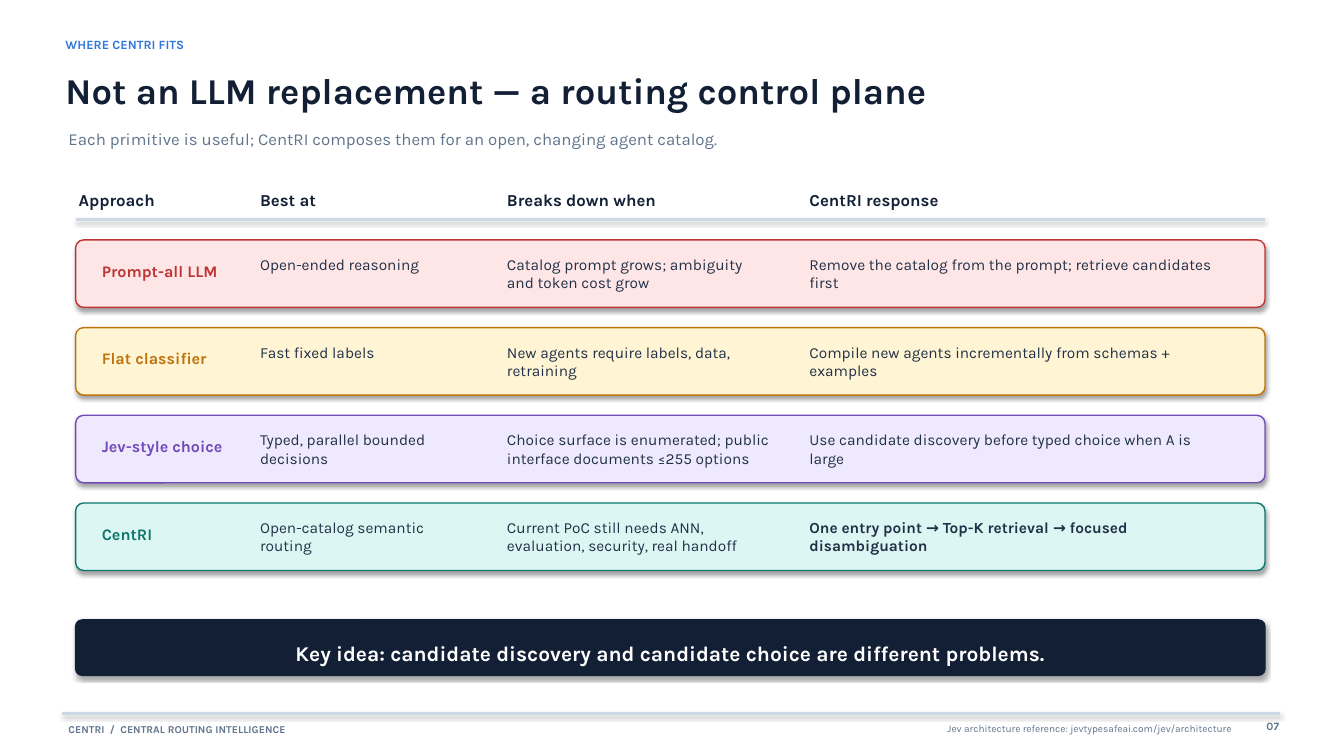
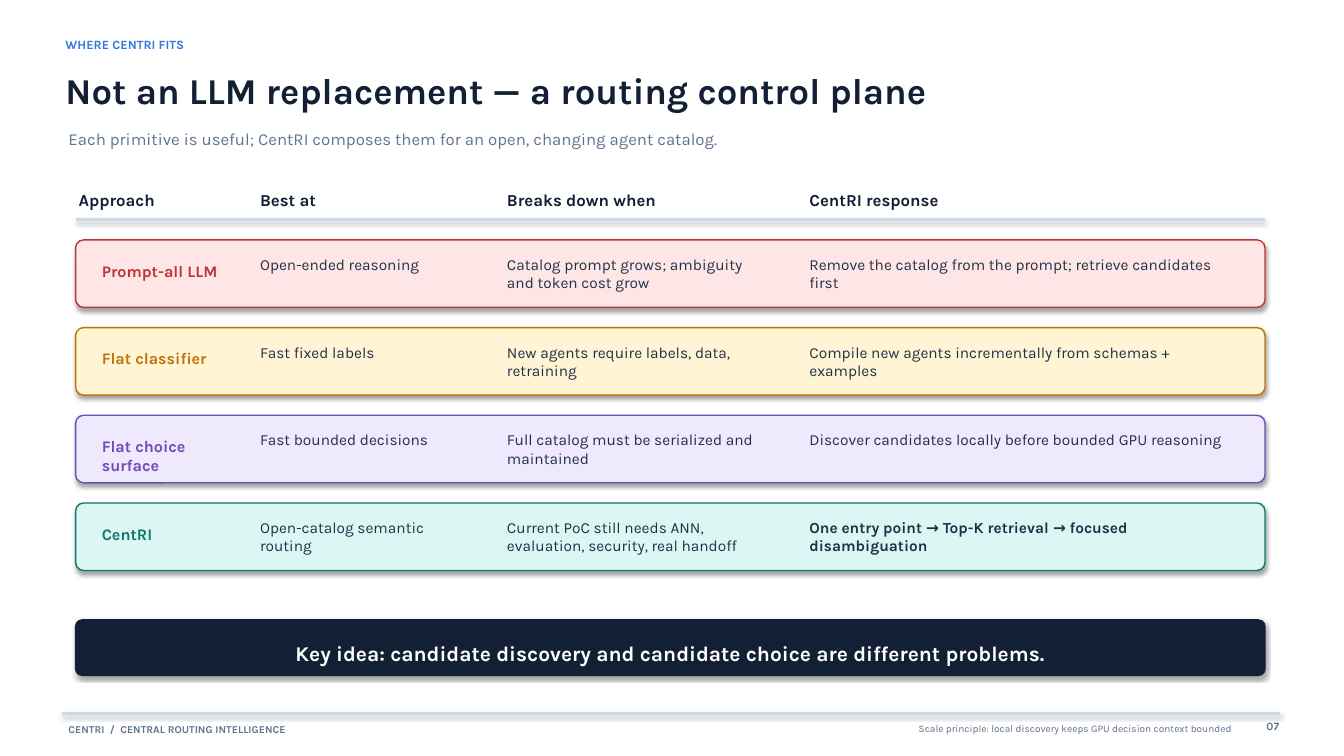
Before and after one commit to BanukaKA/CentRI, a slide deck: slide 7 of CentRI_5_minute_presentation.pptx. Drawn at 1344x756 pixels with LibreOffice and Linux fonts; fonts in the diff are those of the drawing. Boxes give left, top, right and bottom in pixels: in the first picture for what was removed or moved away, otherwise in the second. Text is boxed around its words. In the diff, an @@ line names an element or a change of style, - is before the commit and + after.

```diff
--- a/CentRI_5_minute_presentation.pptx
+++ b/CentRI_5_minute_presentation.pptx
@@ text at (102, 440, 185, 471): text changed @@
-Jev-style choice
+Flat choice surface
@@ text at (260, 434, 428, 445): text changed @@
-Typed, parallel bounded decisions
+Fast bounded decisions
@@ text at (507, 434, 753, 464): text changed @@
-Choice surface is enumerated; public interface documents ≤255 options
+Full catalog must be serialized and maintained
@@ text at (809, 434, 1221, 449): text changed @@
-Use candidate discovery before typed choice when A is large
+Discover candidates locally before bounded GPU reasoning
@@ text at (919, 725, 1232, 735): text changed @@
-Jev architecture reference: jevtypesafeai.com/jev/architecture
+Scale principle: local discovery keeps GPU decision context bounded
```
Also in this commit, not shown: 2 other slides changed, 11 other files.
